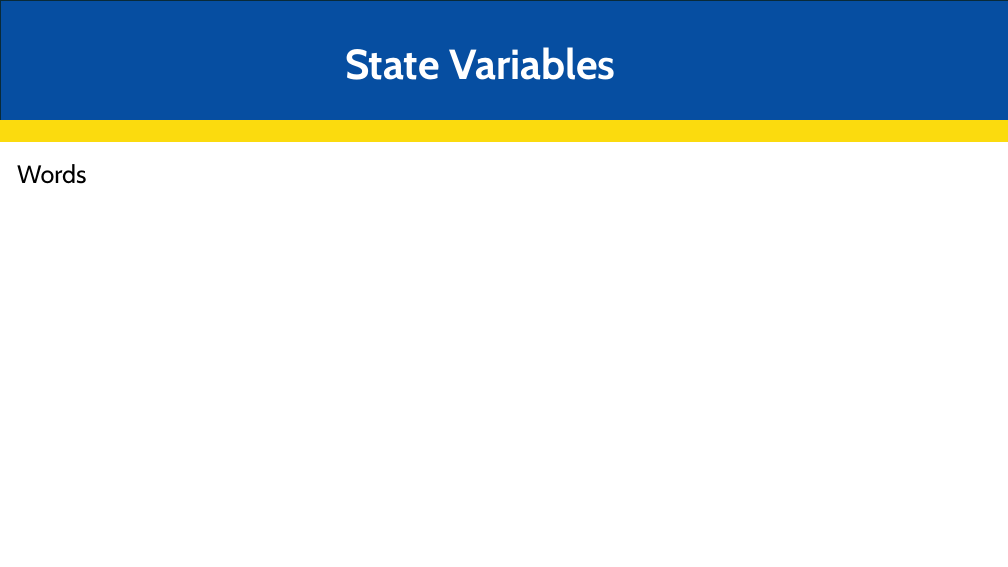
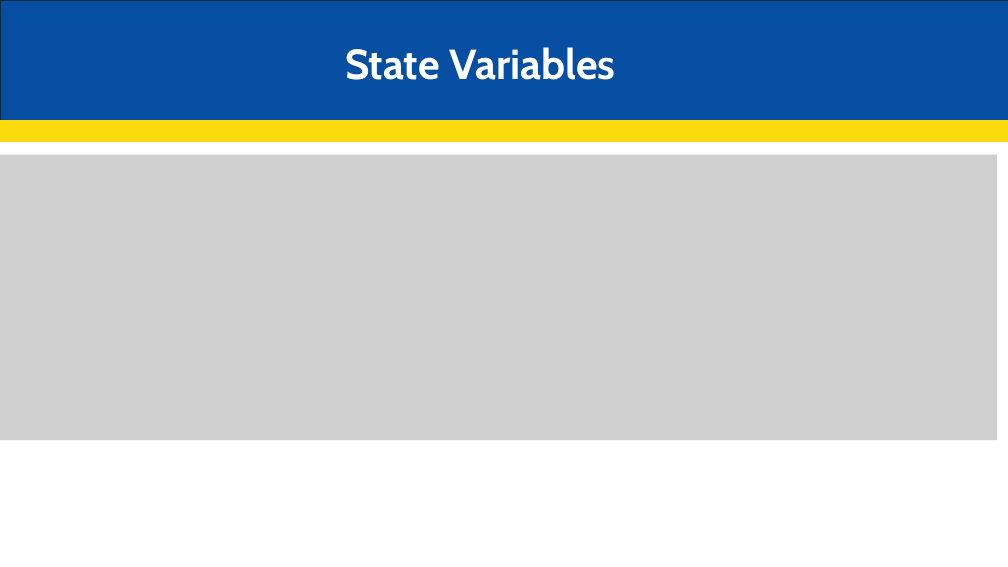
Before and after one commit to JakeCisc210/Candidacy, a slide deck: slide 3 of Reading Course/Presentations/Control Theory.pptx. Drawn at 1008x567 pixels with LibreOffice and Linux fonts; fonts in the diff are those of the drawing; grey boxes stand for pictures. Boxes give left, top, right and bottom in pixels: in the first picture for what was removed or moved away, otherwise in the second. Text is boxed around its words. In the diff, an @@ line names an element or a change of style, - is before the commit and + after.

```diff
--- a/Reading Course/Presentations/Control Theory.pptx
+++ b/Reading Course/Presentations/Control Theory.pptx
@@ picture added at (0, 155, 997, 441) @@
@@ text removed at (17, 164, 87, 184) @@
-  Words
```
Also in this commit, not shown: 2 other slides changed, 3 slides added.
